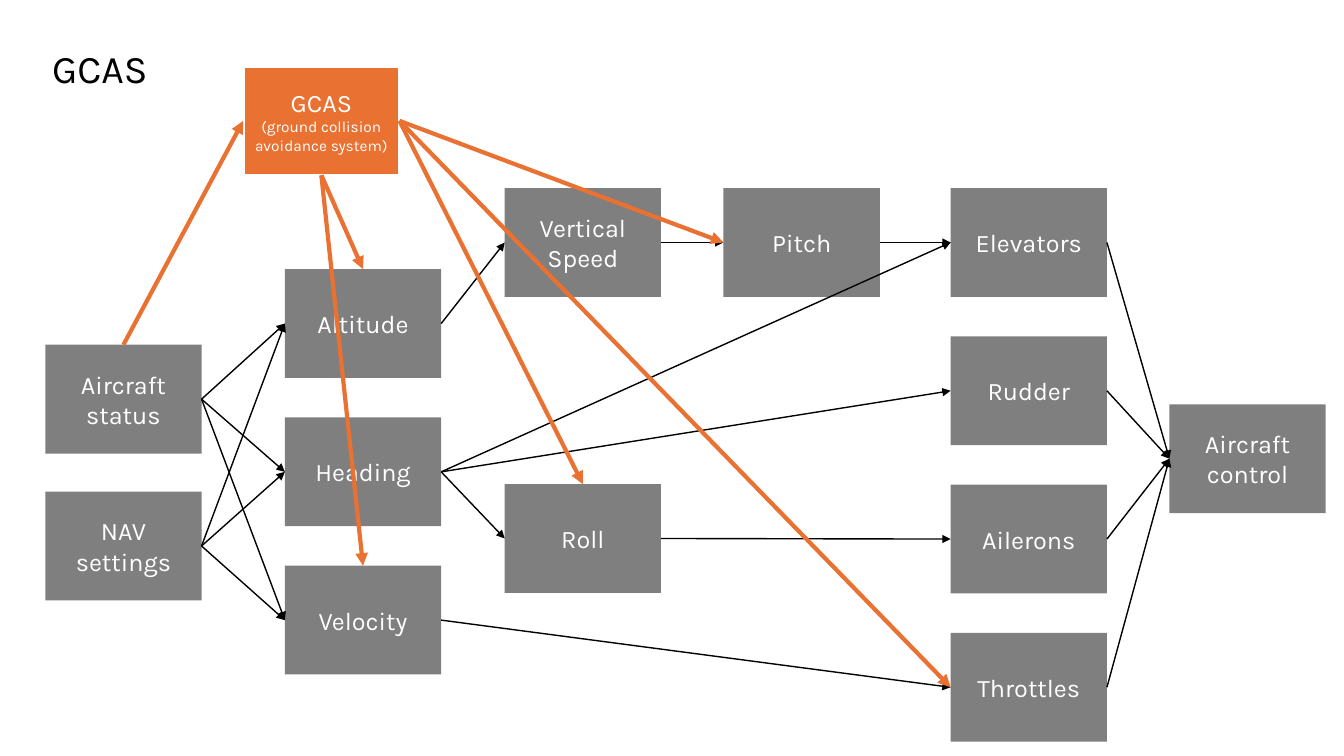
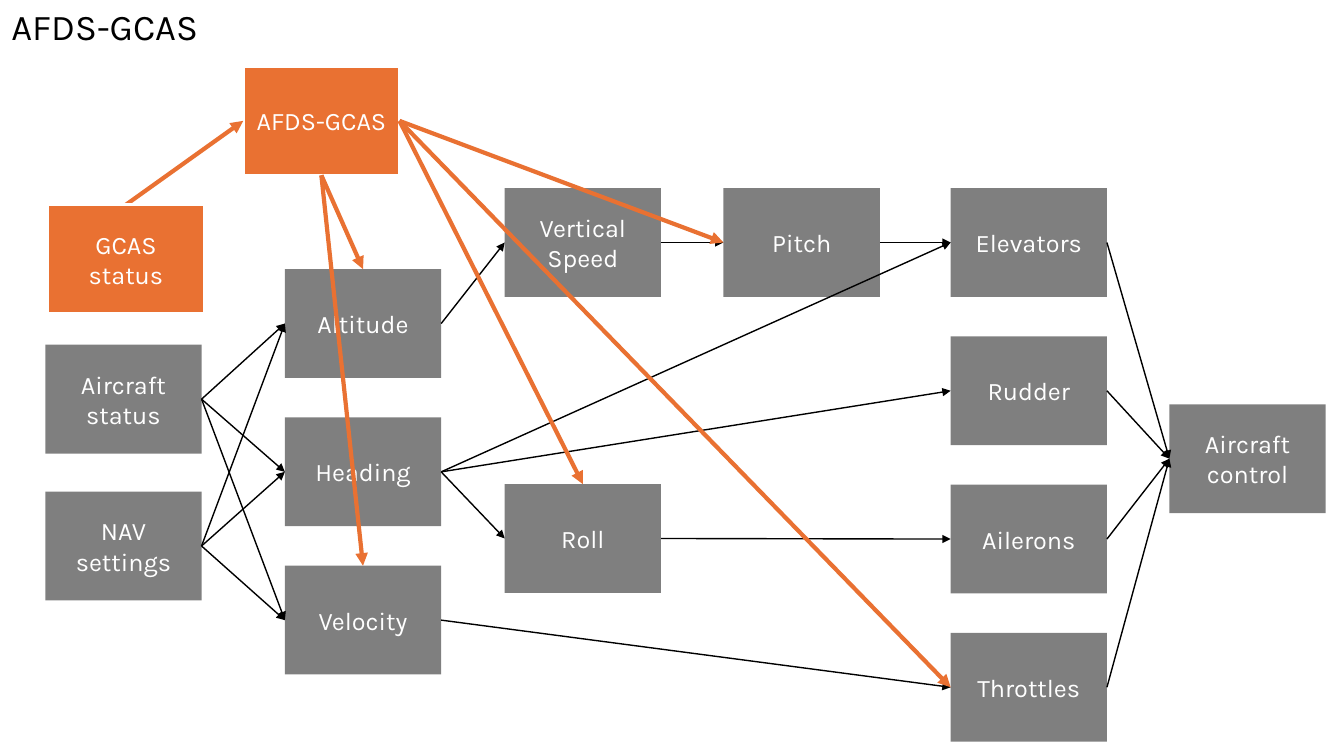
Before and after one commit to toastfr35/Autopilot, a slide deck: slide 5 of Documentation/application.pptx (slide 3 before the commit). Drawn at 1344x756 pixels with LibreOffice and Linux fonts; fonts in the diff are those of the drawing. Boxes give left, top, right and bottom in pixels: in the first picture for what was removed or moved away, otherwise in the second. Text is boxed around its words. In the diff, an @@ line names an element or a change of style, - is before the commit and + after.

```diff
--- a/Documentation/application.pptx
+++ b/Documentation/application.pptx
@@ text at [11,17,198,41]: text changed; size 28 to 25.9 pt @@
-GCAS
+AFDS-GCAS
@@ text in rectangle at [257,114,387,131]: text changed; size 11 to 18 pt @@
-GCAS
-(ground collision avoidance system)
+AFDS-GCAS
@@ arrow moved from (123, 345) - (243, 121) to (126, 205) - (243, 121) @@
@@ rectangle added at [47,205,204,314], fill #E97132, outline #FFFFFF 2 pt, 18 pt, text #FFFFFF @@
+GCAS
+status
```
Also in this commit, not shown: 2 other slides changed, 4 slides added, 1 other file.
